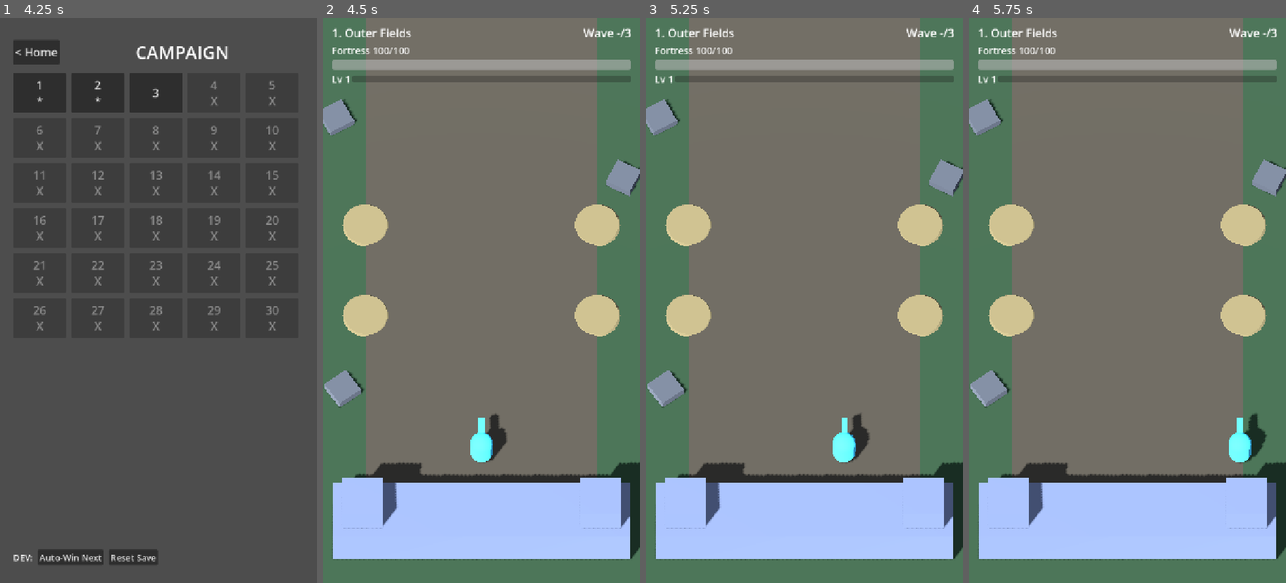
Above: before the commit, frames 1-4 (left to right).
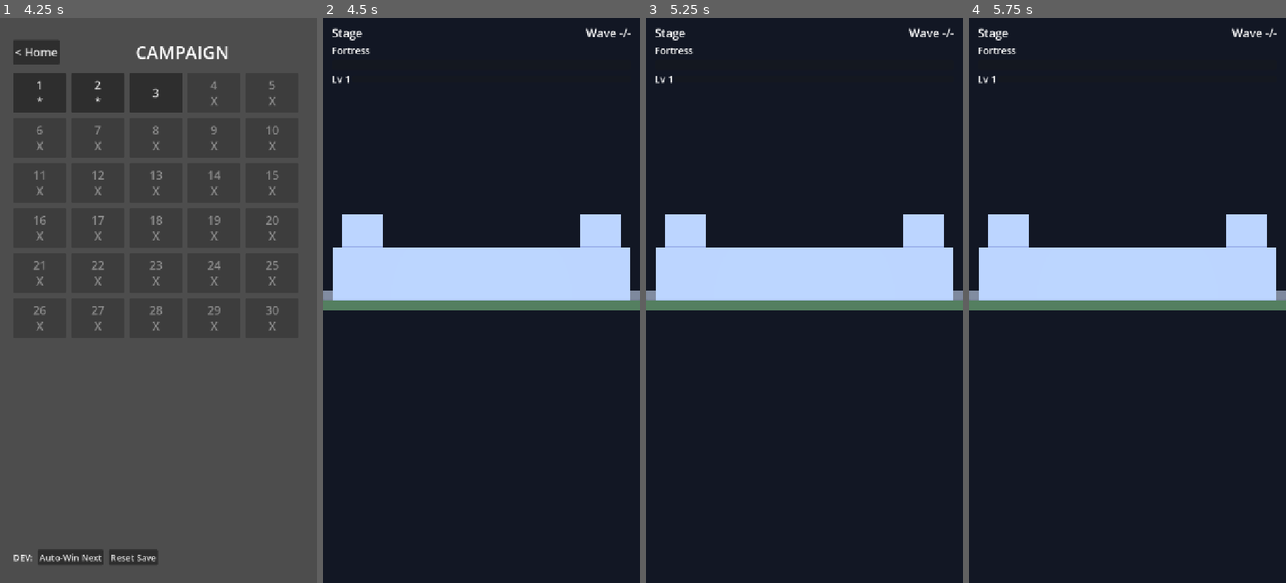
Above: after the commit, the same moments.

Repository: solarisproduction/ACIDBLOOD
Game: Godot game, scene res://shell/home.tscn
The game is run twice, just before and just after one commit, with the same random seed, the same clock (stepped at 60 frames per second) and the same inputs.
Inputs (mouse positions are in pixels of both pictures, inside the frame that each line leads up to):
- Up to frame 1 (4.25 s): click "CAMPAIGN" at 0.5 s; click "Auto-Win Next" at 1.25 s; click "Auto-Win Next" at 2 s; click "< Home" at 2.75 s; click "CAMPAIGN" at 3.5 s
- Up to frame 2 (4.5 s): click "1 *" at 4.25 s
- Up to frame 3 (5.25 s): tap Enter at 5 s; move the mouse to (874, 272) at 5.02 s; hold D from 5.03 s (still down); click (874, 272) at 5.17 s
- Up to frame 4 (5.75 s): keep holding D

Frame 1 is identical in both runs. In frame 2, 98% of the frame differs, in the area x 0-100%, y 0-100%; in frame 3, 98%; in frame 4, 98%.
Error after the commit: Parse Error: Cannot assign a value of type Node to variable "tween" with specified type Tween. (res://game/battle.gd:13)

Commit message:
feat: Adiciona efeito de trema da câmera ao receber dano na fortaleza
Co-authored-by: aider (ollama_chat/qwen2.5-coder:14b) <aider@aider.chat>

Diff:
--- a/game/battle.gd
+++ b/game/battle.gd
@@ -10,6 +10,7 @@
 @onready var main_light: DirectionalLight3D = $MainLight
 @onready var camera_rig: Node3D = $CameraRig
 @onready var slots_root: Node3D = $Arena/TowerSlots
+@onready var tween: Tween = $Tween
 @onready var enemies_root: Node3D = $Actors/Enemies
 @onready var turrets_root: Node3D = $Actors/Turrets
 @onready var projectiles_root: Node3D = $Actors/Projectiles
@@ -31,6 +32,7 @@
 	# Camera/light orientation is authored here (single place, avoids
 	# hand-maintained transforms in the scene file).
 	main_light.rotation_degrees = Vector3(-50.0, -35.0, 0.0)
+	camera_rig.add_child(tween)
 	camera_rig.rotation_degrees = Vector3(-65.0, 0.0, 0.0)
 
 	if Game.current_stage == null:
@@ -113,6 +115,7 @@
 	run_state.fortress_hp = maxf(0.0, run_state.fortress_hp - amount)
 	hud.update_fortress()
 	if run_state.fortress_hp <= 0.0:
+		_shake_camera(amount)
 		_end(false)
 
 func heal_fortress(amount: float) -> void:
@@ -225,3 +228,10 @@
 	turret.setup(self, data)
 	slot.turret = turret
 	run_state.active_turrets.append(turret_id)
+
+func _shake_camera(amount: float) -> void:
+	var magnitude = minf(0.5, amount / 10.0)
+	tween.interpolate_property(camera_rig, "translation", camera_rig.translation, Vector3(magnitude, 0, 0), 0.15, Tween.TRANS_QUINT, Tween.EASE_IN_OUT)
+	tween.interpolate_property(camera_rig, "translation", Vector3(magnitude, 0, 0), Vector3(-magnitude, 0, 0), 0.15, Tween.TRANS_QUINT, Tween.EASE_IN_OUT)
+	tween.interpolate_property(camera_rig, "translation", Vector3(-magnitude, 0, 0), camera_rig.translation, 0.15, Tween.TRANS_QUINT, Tween.EASE_IN_OUT)
+	tween.start()
Not shown, added: Diff
